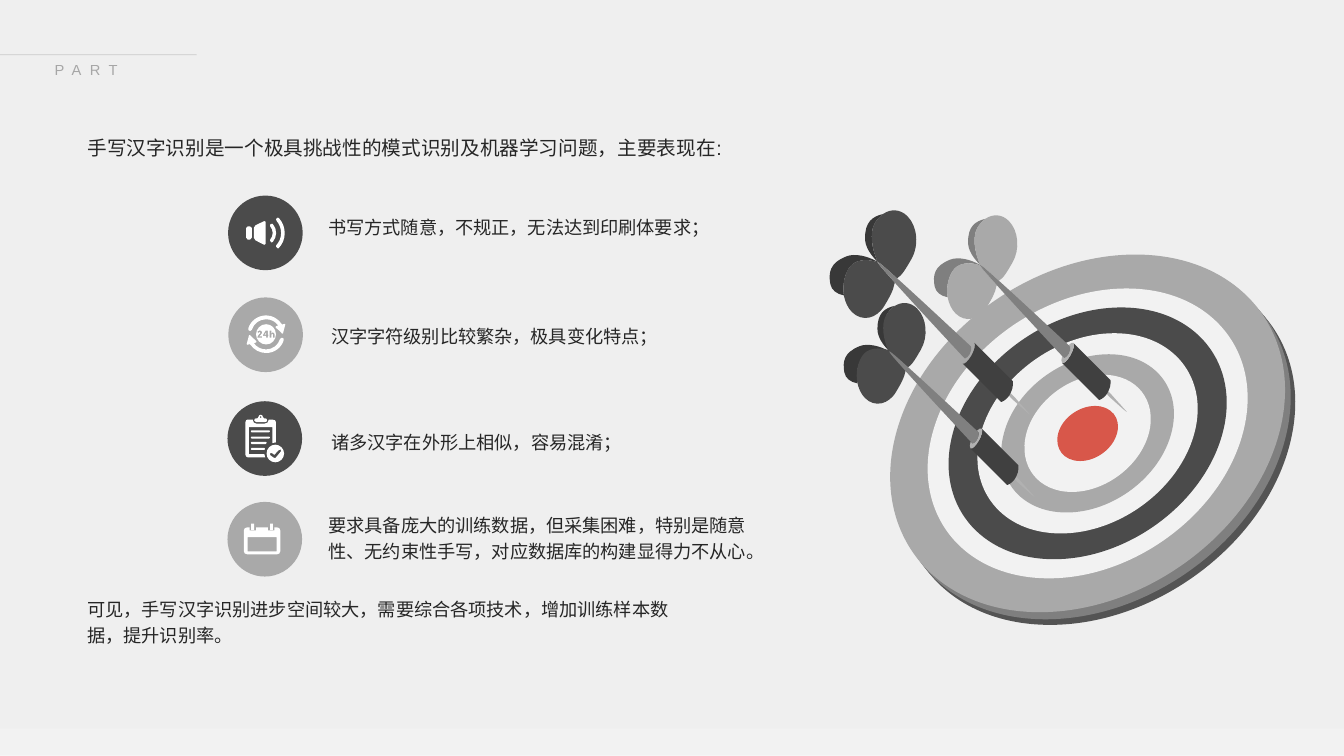
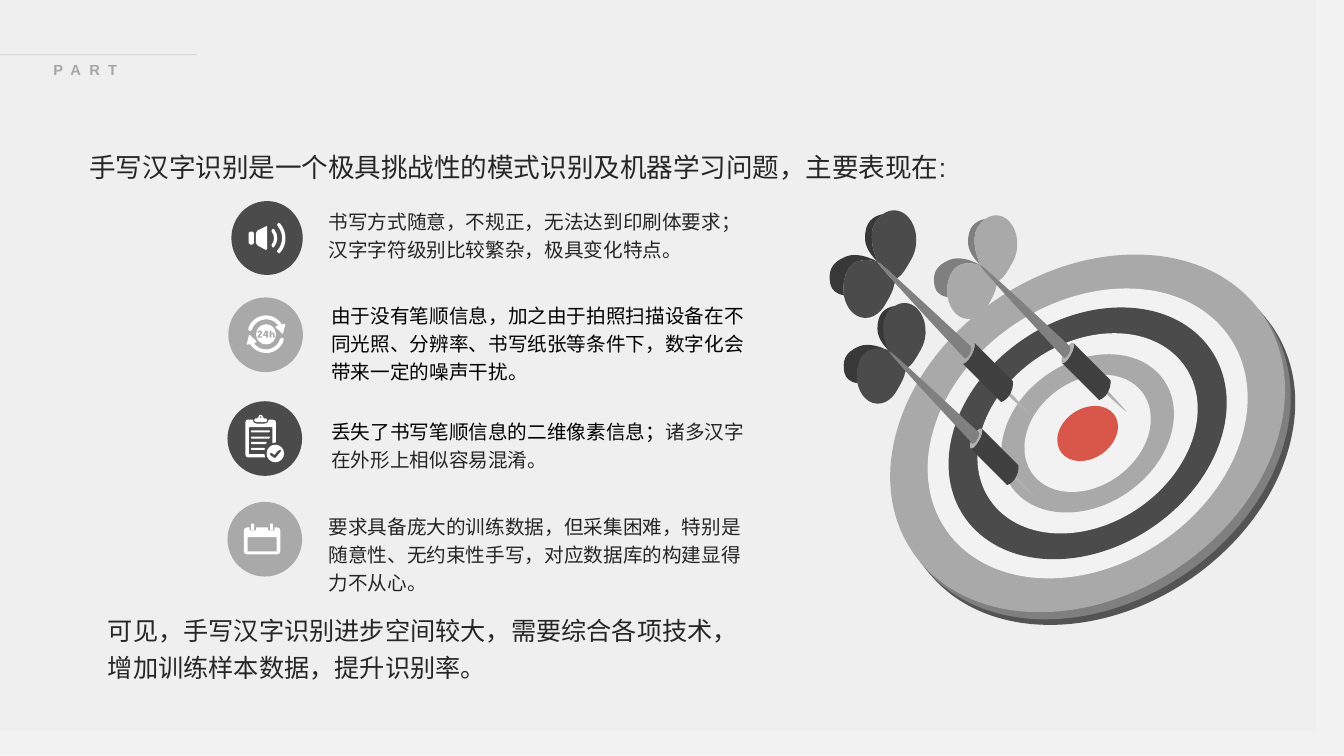
Before and after one commit to Bistu-OSSDT-2022/OnePiece, a slide deck: slide 5 of 汉字识别.pptx. Drawn at 1344x756 pixels with LibreOffice and Linux fonts; fonts in the diff are those of the drawing; background and template pictures are left out. Boxes give left, top, right and bottom in pixels: in the first picture for what was removed or moved away, otherwise in the second. Text is boxed around its words. In the diff, an @@ line names an element or a change of style, - is before the commit and + after.

```diff
--- a/汉字识别.pptx
+++ b/汉字识别.pptx
@@ rectangle resized from (x1=0, y1=0, x2=1344, y2=729) to (x1=0, y1=0, x2=1316, y2=731) @@
@@ text "PART ONE" at (x1=15, y1=55, x2=197, y2=84): bold on @@
@@ text "手写汉字识别是一个极具挑战性的模式识别及机器学习问题，主要表现在:" moved from (x1=87, y1=138, x2=721, y2=157) to (x1=89, y1=154, x2=946, y2=180) @@
@@ text "手写汉字识别是一个极具挑战性的模式识别及机器学习问题，主要表现在:" at (x1=89, y1=154, x2=946, y2=180): size 14 to 19 pt; line spacing 1 to 1.2 @@
@@ ellipse moved from (x1=228, y1=196, x2=302, y2=270) to (x1=232, y1=201, x2=303, y2=274) @@
@@ freeform shape moved from (x1=246, y1=227, x2=252, y2=240) to (x1=249, y1=232, x2=254, y2=245) @@
@@ 3 freeform shapes moved together from (x1=254, y1=218, x2=284, y2=249) to (x1=256, y1=223, x2=285, y2=254) @@
@@ text at (x1=329, y1=212, x2=741, y2=259): text changed; size 13 to 14 pt @@
-书写方式随意，不规正，无法达到印刷体要求；
+书写方式随意，不规正，无法达到印刷体要求；汉字字符级别比较繁杂，极具变化特点。
@@ text at (x1=331, y1=306, x2=743, y2=381): text changed; size 13 to 14 pt; text colour #262626 to #000000 @@
-汉字字符级别比较繁杂，极具变化特点；
+由于没有笔顺信息，加之由于拍照扫描设备在不同光照、分辨率、书写纸张等条件下，数字化会带来一定的噪声干扰。
@@ text at (x1=331, y1=422, x2=744, y2=469): text changed; size 13 to 14 pt; text colour #262626 to #000000 @@
-诸多汉字在外形上相似，容易混淆；
+丢失了书写笔顺信息的二维像素信息；诸多汉字在外形上相似容易混淆。
@@ text "要求具备庞大的训练数据，但采集困难，特别是随意性、无约束性手写，对应数据库的构建显得力不从心。" at (x1=329, y1=517, x2=741, y2=592): size 13 to 14 pt @@
@@ text at (x1=108, y1=618, x2=738, y2=680): text changed; size 13 to 18 pt @@
-可见，手写汉字识别进步空间较大，需要综合各项技术，增加训练样本数
-据，提升识别率。
+可见，手写汉字识别进步空间较大，需要综合各项技术，增加训练样本数据，提升识别率。
```
Also in this commit, not shown: 14 other slides changed, 4 slides added.
